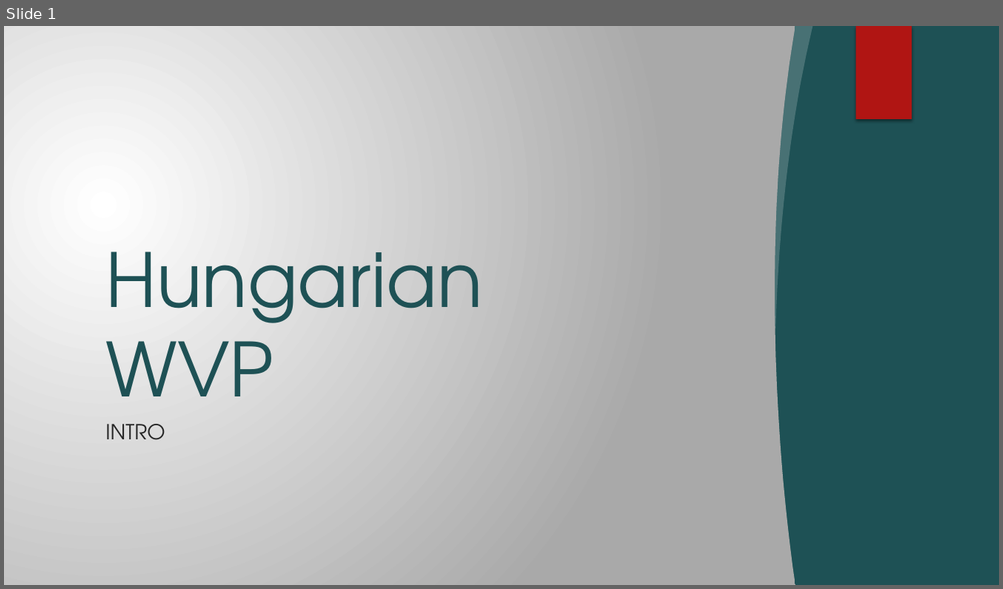
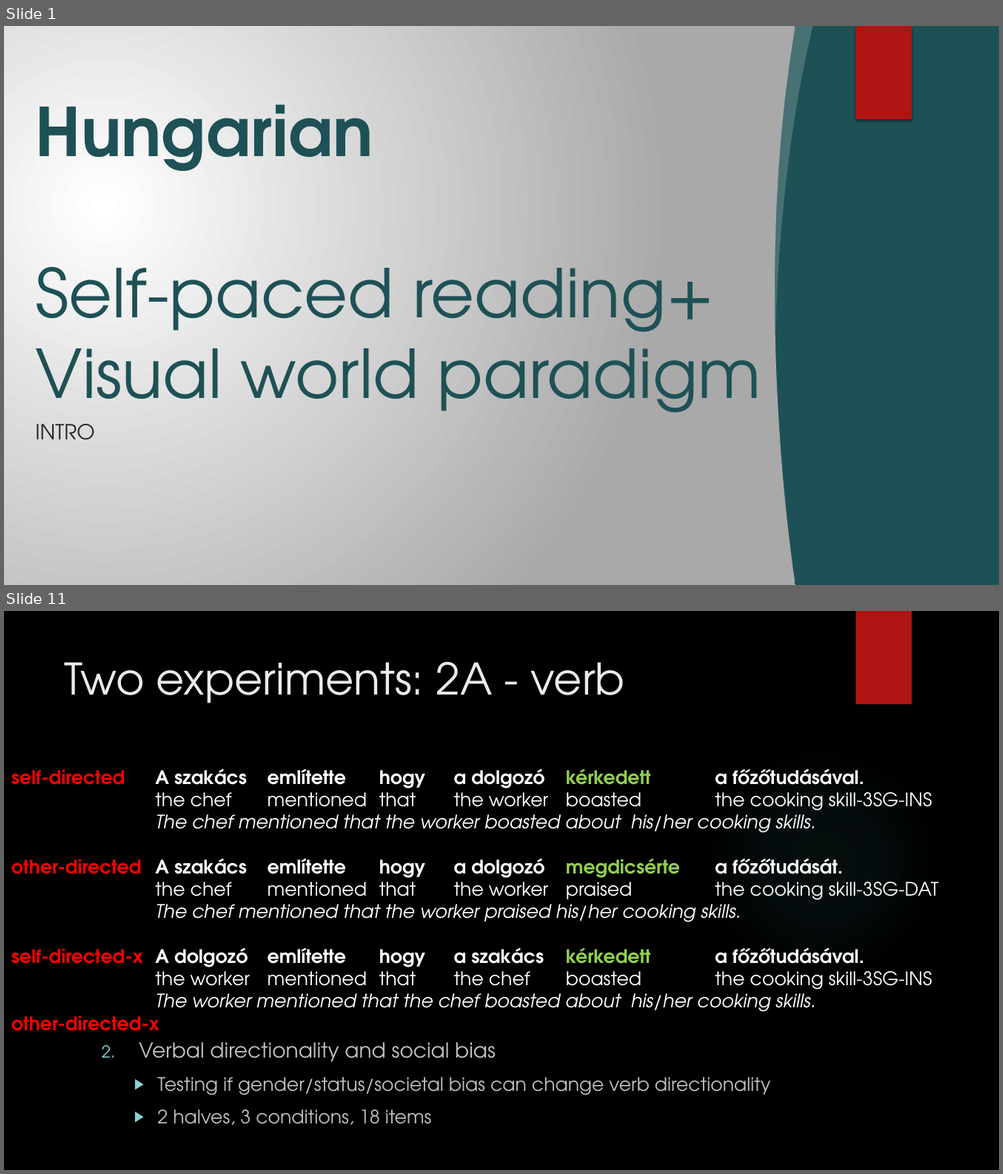
Before and after one commit to partigabor/pcibex-hun, a slide deck: hun.pptx. Shown one above the other, each under a label of ours: slide 1 before the commit, slides 1 and 11 after it; the slides between them are not shown. The pictures are 1003x589 and 1003x1174 pixels, drawn with LibreOffice and Linux fonts; fonts in the diff are those of the drawing; background and template pictures are left out. Boxes give left, top, right and bottom in pixels: in the first picture for what was removed or moved away, otherwise in the second. Text is boxed around its words. In the diff, an @@ line names an element or a change of style, - is before the commit and + after.

```diff
--- a/hun.pptx
+++ b/hun.pptx
@@ slide 11 added at <box>4,611,999,1170</box>, background picture (left out) @@
@@ rectangle added at <box>855,611,911,704</box>, fill #B01513 @@
@@ title added at <box>64,661,625,703</box>, 42 pt, text #EBEBEB @@
+Two experiments: 2A - verb
@@ ellipse added at <box>706,748,936,977</box>, fill gradient #50B9C1 @@
@@ text added at <box>11,769,159,1031</box>, 18 pt, text #FF0000, bold @@
+self-directed
+other-directed
+self-directed-x
+other-directed-x
@@ text added at <box>155,769,939,1012</box>, 18 pt, text #FFFFFF @@
+A szakács említette hogy a dolgozó kérkedett a főzőtudásával.
+the chef mentioned that the worker boasted the cooking skill-3SG-INS
+The chef mentioned that the worker boasted about his/her cooking skills.
+A szakács említette hogy a dolgozó megdicsérte a főzőtudását.
+the chef mentioned that the worker praised the cooking skill-3SG-DAT
+The chef mentioned that the worker praised his/her cooking skills.
+A dolgozó említette hogy a szakács kérkedett a főzőtudásával.
+the worker mentioned that the chef boasted the cooking skill-3SG-INS
+The worker mentioned that the chef boasted about his/her cooking skills.
@@ text added at <box>139,1042,771,1125</box>, 18 pt, text #BFBFBF @@
+2. Verbal directionality and social bias
+  ▶ Testing if gender/status/societal bias can change verb directionality
+  ▶ 2 halves, 3 conditions, 18 items
@@ slide 1 changed as well @@
@@ title at <box>35,104,760,429</box>: text changed; size 72 to 64.8 pt @@
-Hungarian WVP
+Hungarian
+Self-paced reading+
+Visual world paradigm
@@ subtitle "INTRO": place and size @@
-subtitle "INTRO" at <box>105,424,165,440</box>
+subtitle "INTRO" at <box>35,424,94,440</box>
```
Also in this commit, not shown: 1 other slide changed, 16 other slides added, 2 slides removed, 1 other file.
